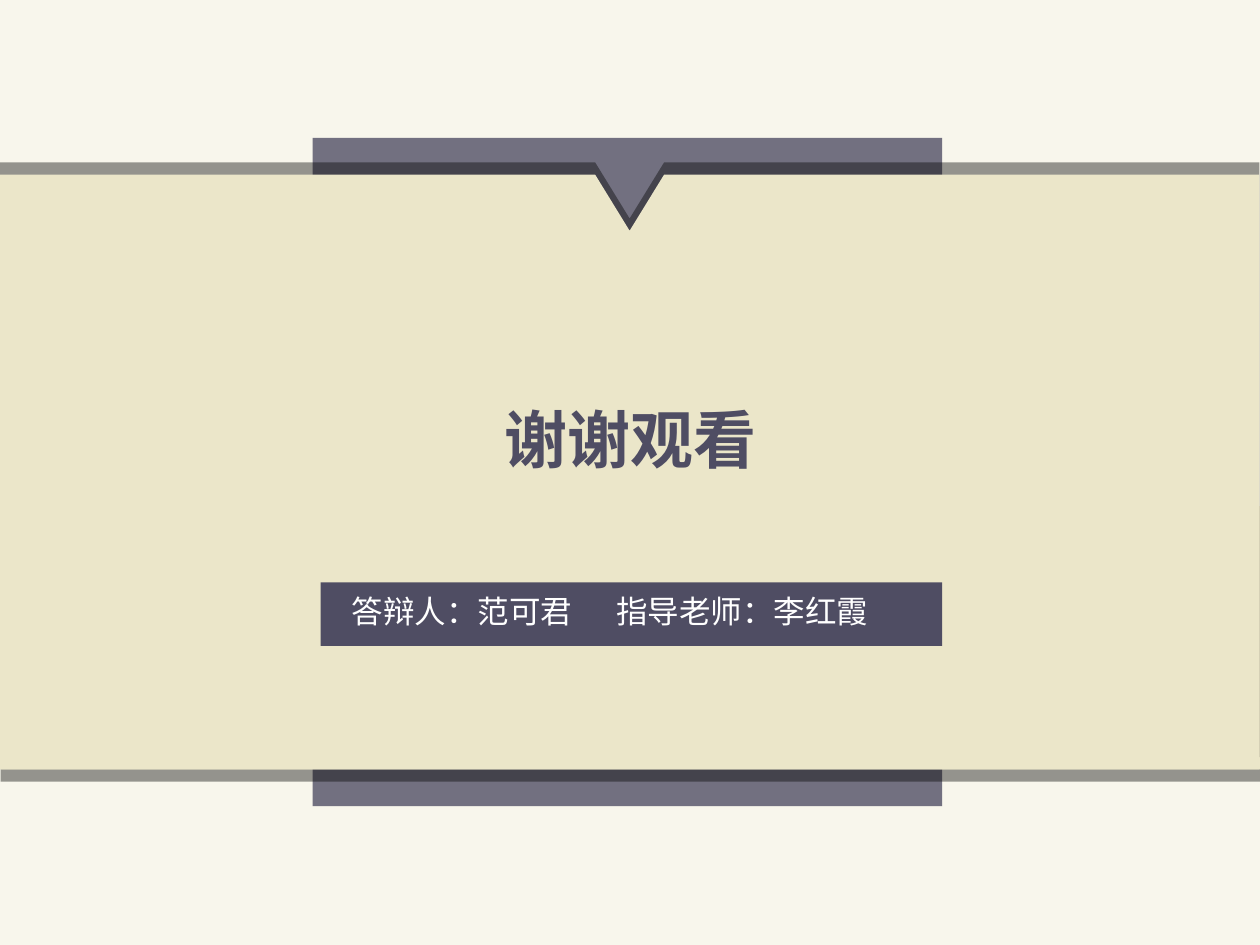
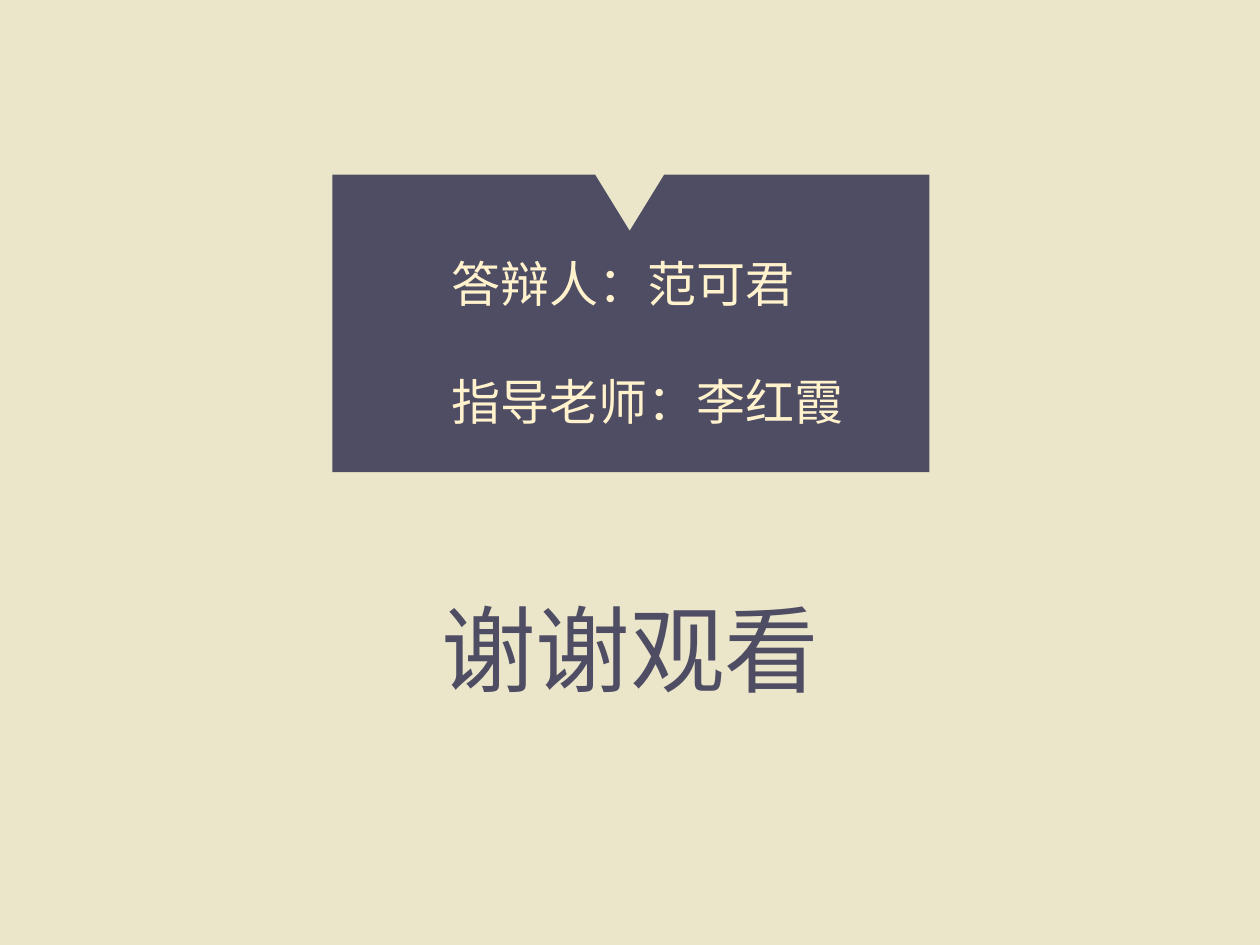
Before and after one commit to xiaojunjun0124/20151104758_fankejun, a slide deck: slide 10 of 20151104758-范可君-基于STM32的温室系统调控的设计与实现开题ppt.ppt. Drawn at 1260x945 pixels with LibreOffice and Linux fonts; fonts in the diff are those of the drawing. Boxes give left, top, right and bottom in pixels: in the first picture for what was removed or moved away, otherwise in the second. Text is boxed around its words. In the diff, an @@ line names an element or a change of style, - is before the commit and + after.

```diff
--- a/20151104758-范可君-基于STM32的温室系统调控的设计与实现开题ppt.ppt
+++ b/20151104758-范可君-基于STM32的温室系统调控的设计与实现开题ppt.ppt
@@ background #F8F6EC to #EBE6C9 @@
@@ rectangle removed at (312,137,942,806) @@
@@ freeform shape removed at (0,175,1260,770) @@
@@ freeform shape added at (333,175,930,472), fill #4F4D63 @@
@@ text added at (452,260,843,424), 28 pt, text #FFF2CC @@
+答辩人：范可君
+指导老师：李红霞
@@ freeform shape removed at (0,507,1260,770) @@
@@ title "谢谢观看": place and size @@
-title "谢谢观看" at (504,409,756,469)
+title "谢谢观看" at (441,605,819,693)
@@ title "谢谢观看" at (441,605,819,693): size 36 to 54 pt, font Noto Sans CJK SC to Arial, bold off @@
@@ rectangle removed at (321,582,942,646) @@
@@ subtitle removed at (352,596,572,626) @@
-答辩人：范可君
@@ text removed at (616,596,868,626) @@
-指导老师：李红霞
```
Also in this commit, not shown: 5 other slides changed, 2 other files.
